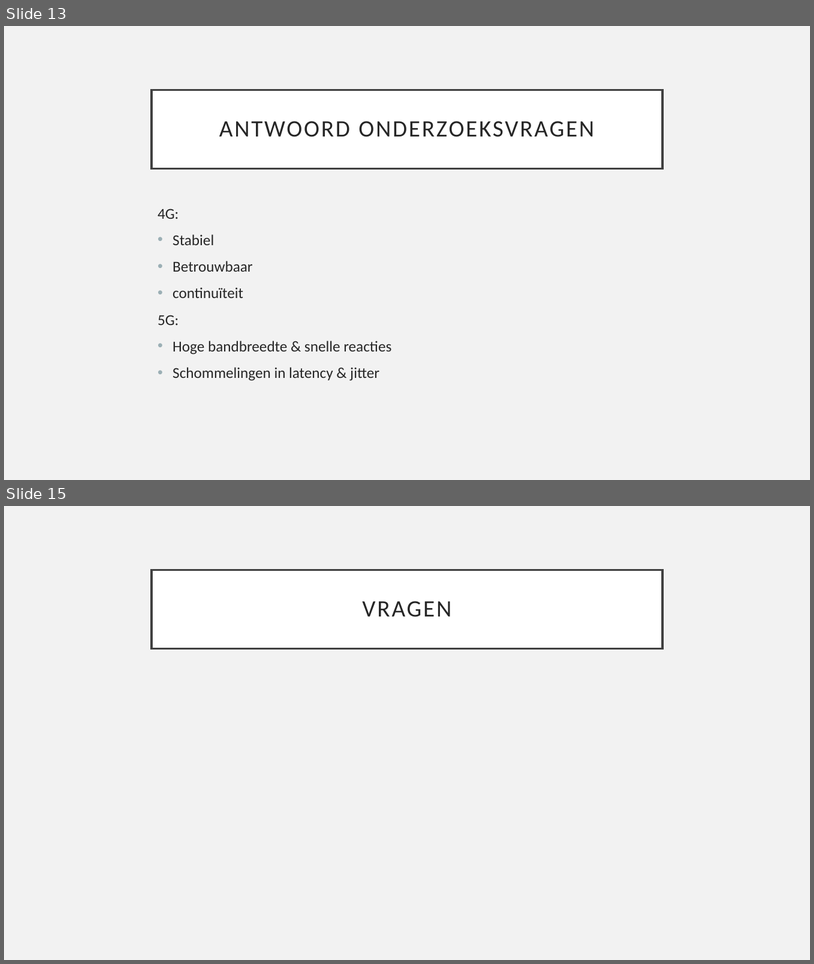
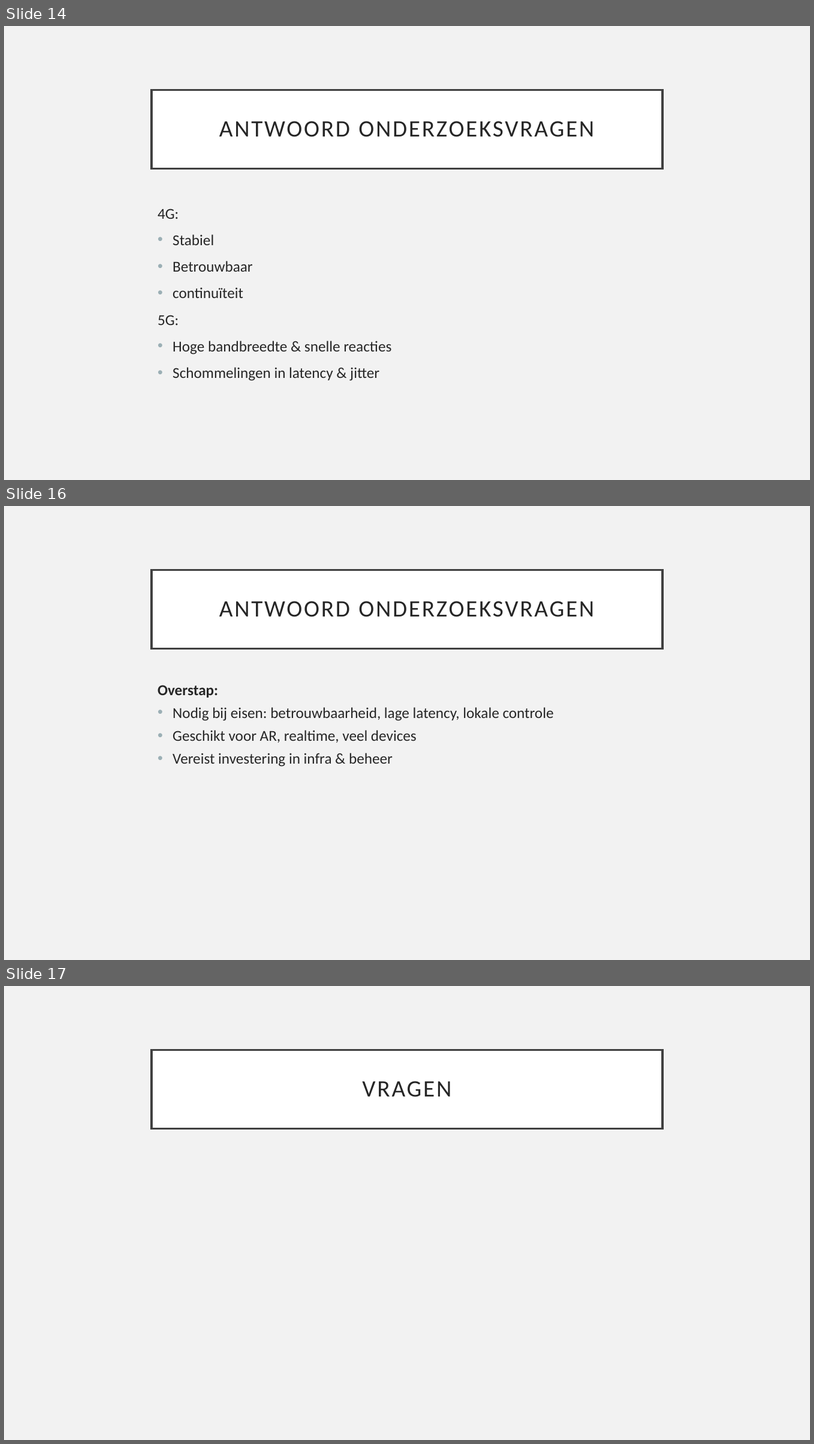
Before and after one commit to JanDeSomviele/Bachelorproef2025, a slide deck: Bachelorproef2025JanDeSomviele.odp. Shown one above the other, each under a label of ours: slides 13 and 15 before the commit, slides 14, 16 and 17 after it; the slides between them are not shown. The pictures are 814x964 and 814x1444 pixels, drawn with LibreOffice and Linux fonts; fonts in the diff are those of the drawing. Boxes give left, top, right and bottom in pixels: in the first picture for what was removed or moved away, otherwise in the second. Text is boxed around its words. In the diff, an @@ line names an element or a change of style, - is before the commit and + after.

```diff
--- a/Bachelorproef2025JanDeSomviele.odp
+++ b/Bachelorproef2025JanDeSomviele.odp
@@ slide 16 added at bbox=[4, 506, 810, 960], background #F2F2F2 @@
@@ title added at bbox=[152, 570, 663, 649], fill #FFFFFF, outline #404040 2.49 pt, 28 pt, text #262626 @@
+ANTWOORD ONDERZOEKSVRAGEN
@@ text added at bbox=[158, 685, 554, 766], 18 pt, text #262626 @@
+Overstap:
+• Nodig bij eisen: betrouwbaarheid, lage latency, lokale controle
+• Geschikt voor AR, realtime, veel devices
+• Vereist investering in infra & beheer
@@ what was slide 13 is now slide 14 @@
@@ what was slide 15 is now slide 17 @@
```
Also in this commit, not shown: 8 slides changed, 1 other slide added, 2 other files.
